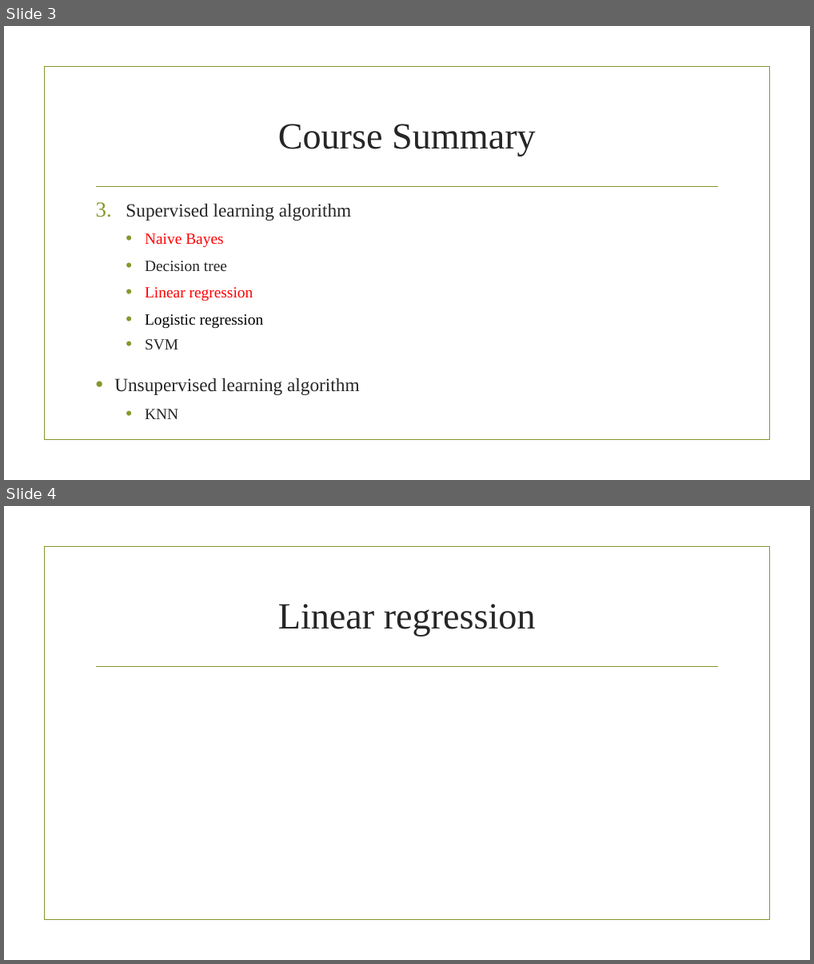
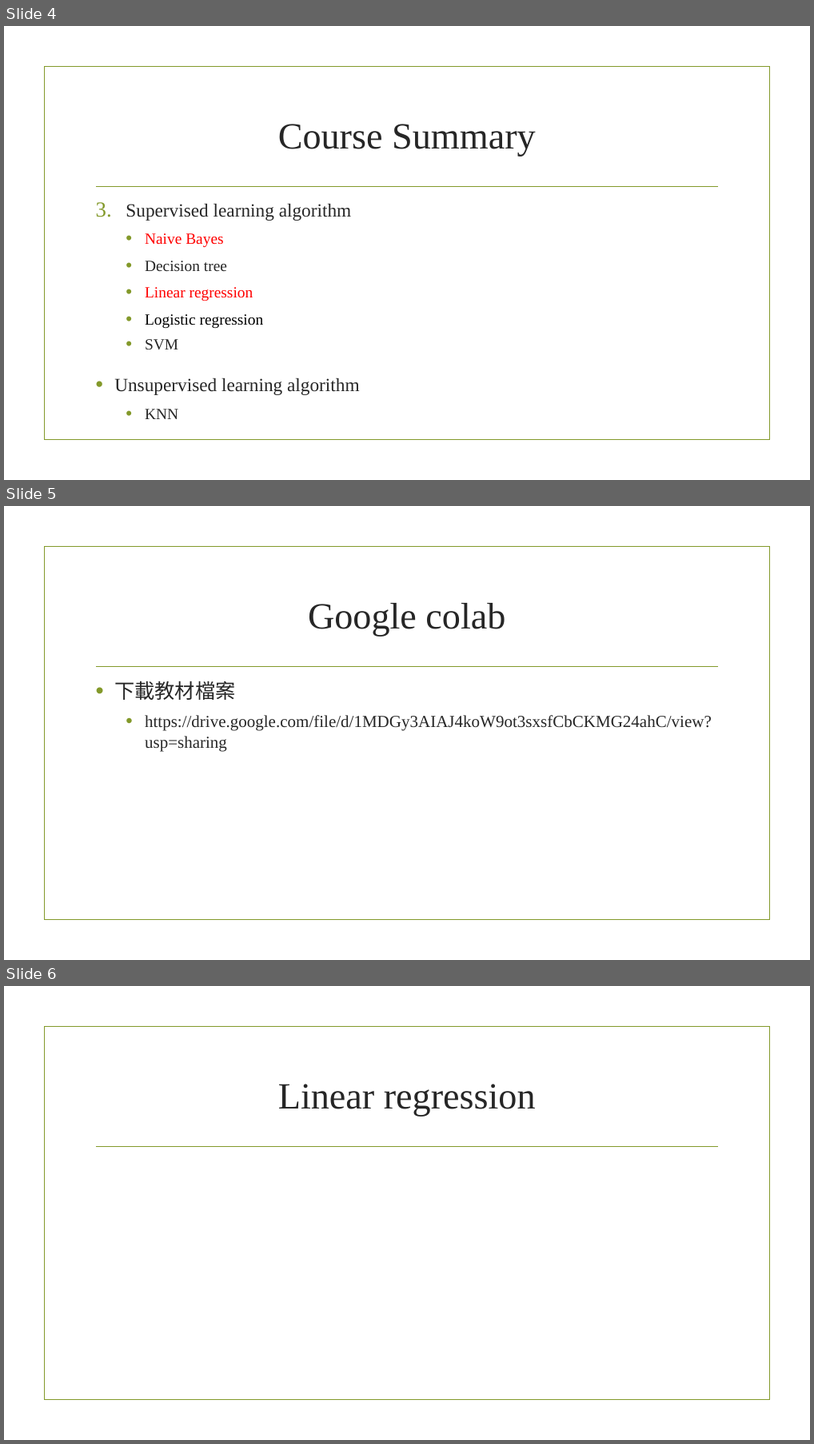
Before and after one commit to gama79530/ML_workshop, a slide deck: ML_workshop.pptx. Shown one above the other, each under a label of ours: slides 3 and 4 before the commit, slides 4, 5 and 6 after it. The pictures are 814x964 and 814x1444 pixels, drawn with LibreOffice and Linux fonts; fonts in the diff are those of the drawing; grey boxes stand for pictures; background and template pictures are left out. Boxes give left, top, right and bottom in pixels: in the first picture for what was removed or moved away, otherwise in the second. Text is boxed around its words. In the diff, an @@ line names an element or a change of style, - is before the commit and + after.

```diff
--- a/ML_workshop.pptx
+++ b/ML_workshop.pptx
@@ slide 5 added at (4, 506, 810, 960), background picture (left out); not listed: 2 template elements that a slide beside it also shows @@
@@ title added at (308, 603, 506, 636), 44 pt, text #262626 @@
+Google colab
@@ text added at (114, 680, 712, 751), 20 pt, text #262626 @@
+• 下載教材檔案
+  • https://drive.google.com/file/d/1MDGy3AIAJ4koW9ot3sxsfCbCKMG24ahC/view?usp=sharing
@@ what was slide 3 is now slide 4 @@
@@ what was slide 4 is now slide 6 @@
```
Also in this commit, not shown: 1 slide changed, 1 other slide added, 3 other files.
